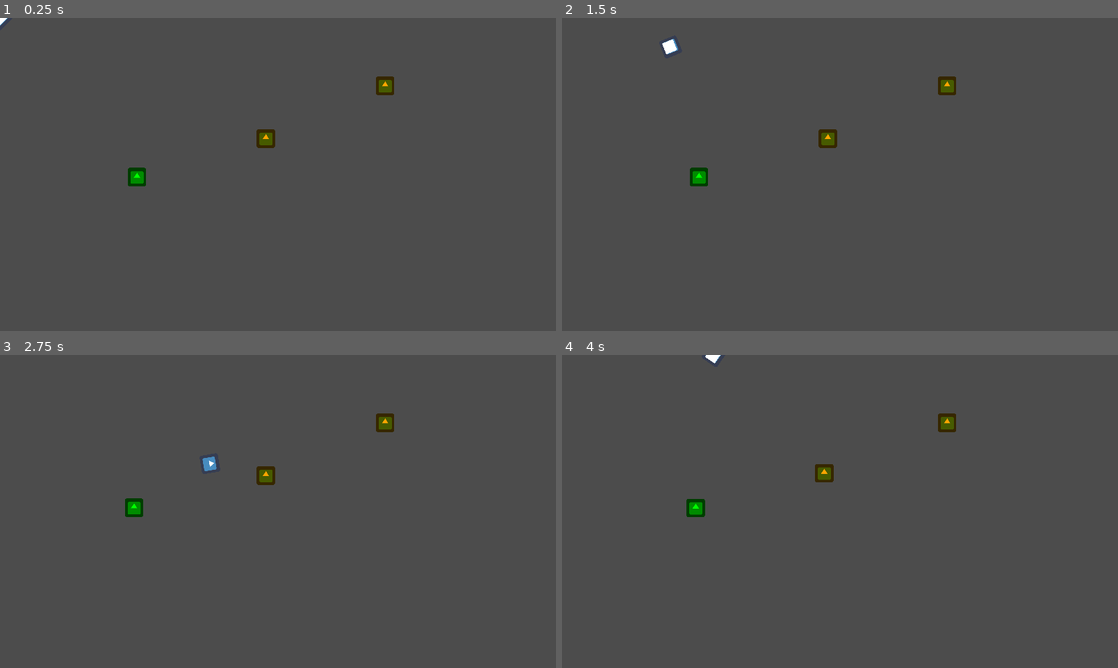
Above: before the commit, frames 1-4 (two rows, left to right).
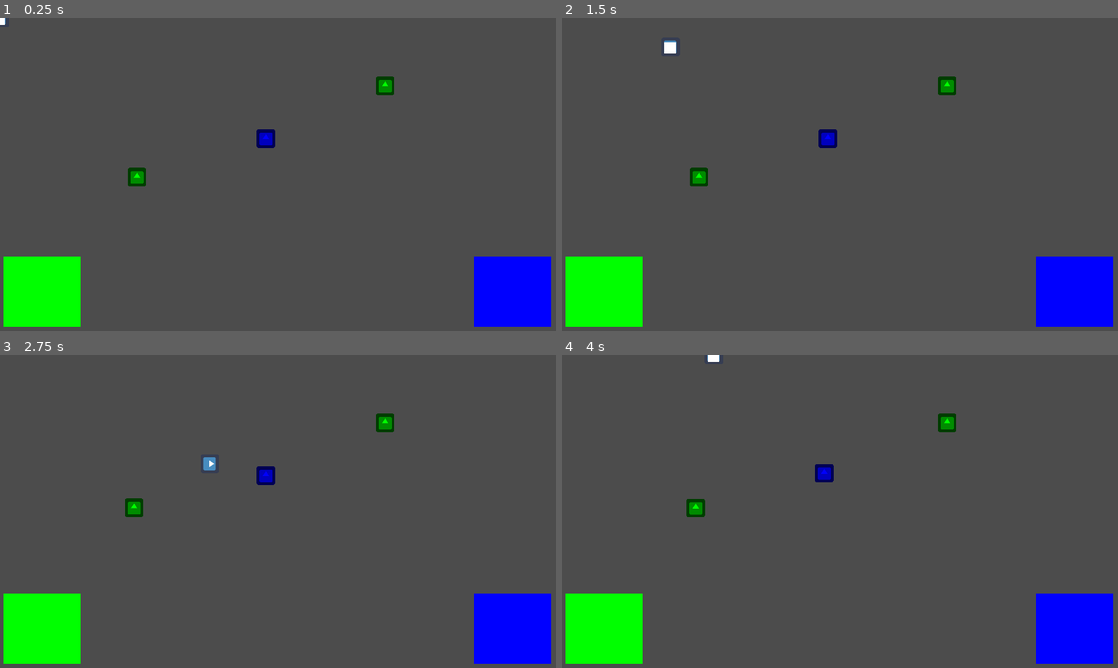
Above: after the commit, the same moments.

Repository: moisesjbc/ludum-dare-53
Game: Godot game, scene res://gameplay/main/main.tscn
The game is run twice, just before and just after one commit, with the same random seed, the same clock (stepped at 60 frames per second) and the same inputs. The engine's default icon, where the game draws it, is replaced by a stand-in: a white triangle on a blue panel in a dark square.
Inputs (mouse positions are in pixels of both pictures, inside the frame that each line leads up to):
- Up to frame 1 (0.25 s): no input
- Up to frame 2 (1.5 s): tap Enter at 0.5 s; move the mouse to (962, 158) at 0.52 s; hold Right (ui_right) 0.53-1.28 s; tap Space at 0.6, 0.77, 1.07, 1.35 s; move the mouse to (728, 190) at 1.27 s; hold Down (ui_down) from 1.28 s (still down)
- Up to frame 3 (2.75 s): tap Space at 1.52, 1.82, 2.1 s; move the mouse to (333, 442) at 2.02 s; release Down (ui_down) at 2.03 s; hold Right (ui_right) from 2.03 s (still down)
- Up to frame 4 (4 s): move the mouse to (812, 574) at 2.77 s; release Right (ui_right) at 2.78 s; hold Up (ui_up) 2.78-3.53 s; tap Space at 2.85, 3.02, 3.32, 3.6, 3.77 s; move the mouse to (1006, 558) at 3.52 s; hold Left (ui_left) from 3.53 s (still down)

The runs differ from the first frame. In frame 1, 6.6% of the frame differs, in the area x 0-100%, y 0-99%; in frame 2, 6.7%, in the area x 0-100%, y 6-99%; in frame 3, 6.6%; in frame 4, 6.6%.

Commit message:
Add dummy delivery zone

Diff:
--- a/godot-project/gameplay/box/box.gd
+++ b/godot-project/gameplay/box/box.gd
@@ -1,25 +1,15 @@
 extends KinematicBody2D
 
 
-var color
+var type
 var velocity = Vector2.ZERO
 var near_magnets = []
-var colors = [
-	Color.orange,
-	Color.blue,
-	Color.green,
-	Color.aliceblue
-]
+var current_delivery_zone = null
 
 
-func _ready():
-	randomize()
-	set_color(colors[randi() % len(colors)])
-
-
-func set_color(new_color):
-	color = new_color
-	$sprite.modulate = color
+func set_type(new_type, colors):
+	type = new_type
+	$sprite.modulate = colors[type]
 
 
 func _process(delta):
@@ -27,10 +17,10 @@
 
 	for near_magnet in near_magnets:
 		var multiplier = 1
-		if color == near_magnet.color():
+		if type == near_magnet.type():
 			multiplier = -1
 		velocity += (near_magnet.global_position - global_position).normalized() * multiplier * (near_magnet.radius() - global_position.distance_to(near_magnet.global_position))
 
 	var collision = move_and_collide(velocity * delta)
-	if collision and collision.collider.get_node_or_null("magnet") and collision.collider.get_node("magnet").color() != color:
+	if collision and collision.collider.get_node_or_null("magnet") and collision.collider.get_node("magnet").type() != type:
 		collision.collider.get_node("magnet").attach(self)
--- /dev/null
+++ b/godot-project/gameplay/delivery_zone/delivery_zone.gd
@@ -0,0 +1,13 @@
+extends Area2D
+
+var type = 0
+
+
+func set_type(new_type, colors):
+	type = new_type
+	$color_rect.color = colors[type]
+
+
+func _on_delivery_zone_body_entered(body):
+	if body.is_in_group("boxes"):
+		body.queue_free()
--- /dev/null
+++ b/godot-project/gameplay/delivery_zone/delivery_zone.tscn
@@ -0,0 +1,23 @@
+[gd_scene load_steps=3 format=2]
+
+[ext_resource path="res://gameplay/delivery_zone/delivery_zone.gd" type="Script" id=1]
+
+[sub_resource type="RectangleShape2D" id=1]
+extents = Vector2( 133, 120.5 )
+
+[node name="delivery_zone" type="Area2D"]
+collision_layer = 4
+collision_mask = 2
+script = ExtResource( 1 )
+
+[node name="collision_shape" type="CollisionShape2D" parent="."]
+position = Vector2( 0, 0.5 )
+shape = SubResource( 1 )
+
+[node name="color_rect" type="ColorRect" parent="."]
+margin_left = -133.0
+margin_top = -121.0
+margin_right = 134.0
+margin_bottom = 121.0
+
+[connection signal="body_entered" from="." to="." method="_on_delivery_zone_body_entered"]
--- a/godot-project/gameplay/magnet/magnet.gd
+++ b/godot-project/gameplay/magnet/magnet.gd
@@ -19,8 +19,8 @@
 	return $influence_area/collision_shape.shape.radius
 
 
-func color():
-	return get_parent().color
+func type():
+	return get_parent().type
 
 
 func attach(object):
--- /dev/null
+++ b/godot-project/gameplay/main/main.gd
@@ -0,0 +1,19 @@
+extends Node2D
+
+var colors = [
+	Color.blue,
+	Color.green
+]
+
+
+func _ready():
+	reset()
+
+
+func reset():
+	randomize()
+	for box in $boxes.get_children():
+		box.set_type(randi() % len(colors), colors)
+
+	$delivery_zone.set_type(0, colors)
+	$delivery_zone2.set_type(1, colors)
--- a/godot-project/gameplay/main/main.tscn
+++ b/godot-project/gameplay/main/main.tscn
@@ -1,17 +1,28 @@
-[gd_scene load_steps=3 format=2]
+[gd_scene load_steps=5 format=2]
 
 [ext_resource path="res://gameplay/player/player.tscn" type="PackedScene" id=1]
 [ext_resource path="res://gameplay/box/box.tscn" type="PackedScene" id=2]
+[ext_resource path="res://gameplay/delivery_zone/delivery_zone.tscn" type="PackedScene" id=3]
+[ext_resource path="res://gameplay/main/main.gd" type="Script" id=4]
 
 [node name="main" type="Node2D"]
+script = ExtResource( 4 )
+
+[node name="delivery_zone" parent="." instance=ExtResource( 3 )]
+position = Vector2( 1769, 945 )
+
+[node name="delivery_zone2" parent="." instance=ExtResource( 3 )]
+position = Vector2( 145, 945 )
 
 [node name="player" parent="." instance=ExtResource( 1 )]
 
-[node name="box" parent="." instance=ExtResource( 2 )]
+[node name="boxes" type="Node2D" parent="."]
+
+[node name="box" parent="boxes" instance=ExtResource( 2 )]
 position = Vector2( 918, 416 )
 
-[node name="box2" parent="." instance=ExtResource( 2 )]
+[node name="box2" parent="boxes" instance=ExtResource( 2 )]
 position = Vector2( 473, 549 )
 
-[node name="box3" parent="." instance=ExtResource( 2 )]
+[node name="box3" parent="boxes" instance=ExtResource( 2 )]
 position = Vector2( 1330, 234 )
--- a/godot-project/gameplay/player/player.gd
+++ b/godot-project/gameplay/player/player.gd
@@ -2,7 +2,7 @@
 
 
 export (int) var speed = 500
-var color = Color.white
+var type = -1
 
 
 func _physics_process(delta):
@@ -20,8 +20,6 @@
 
 	move_and_collide(speed * velocity * delta)
 
-	look_at(get_global_mouse_position())
-
 
 func _input(event):
 	if event is InputEventKey and event.pressed and event.scancode == KEY_SPACE:
